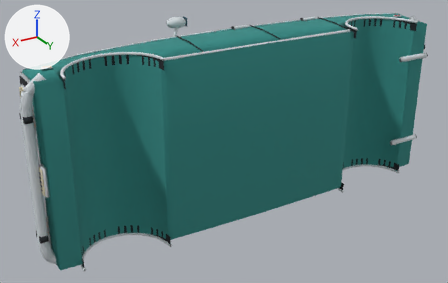
One commit to the OBJ model games/nord-unreal/Data/SeventiesCars/Geometry/Car70Body2.obj: the scene before it, then after it.
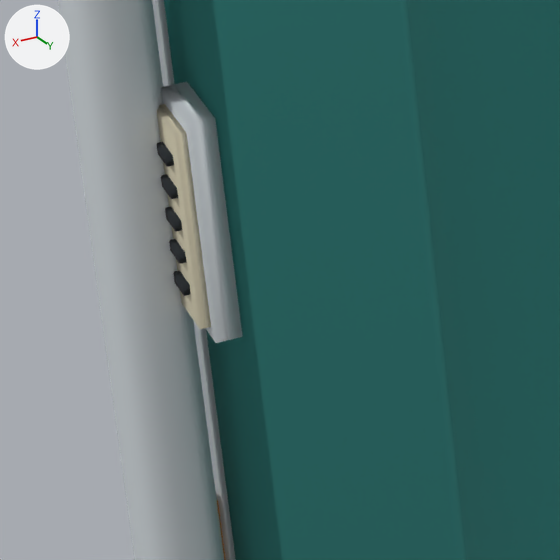
Each version appears first whole from a 50 mm camera at (335.7, 540.6, 242.0) aimed at (20.6, 15.5, -20.6), and next in a close-up on the part from 4% to 20% of the width and 54% to 80% of the height. Lighting does not change. The marker at upper left points along +X, +Y and +Z. The last two pictures show the newer version. Where no turn or scale is listed for an object, it has been applied to the vertices. Vertices at exactly the same position are counted once.

Names of what the first close-up shows: 'Car70Body2'.
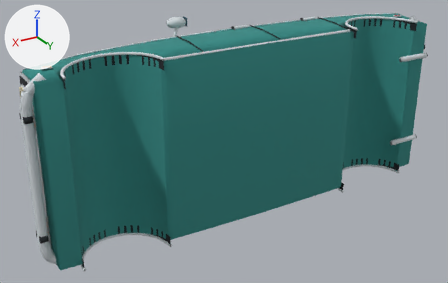
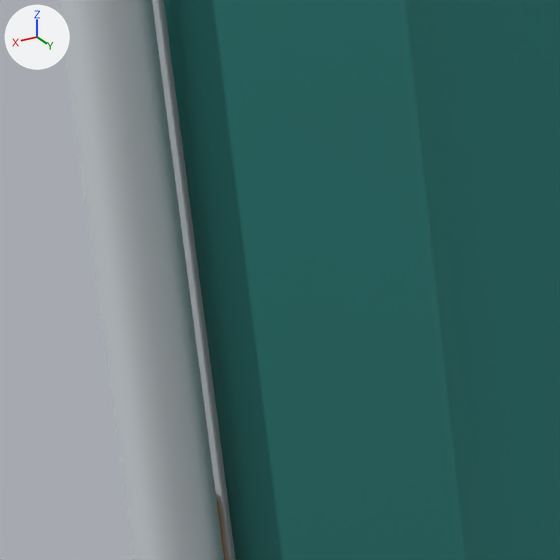
Boxes [x1, y1, x2, y2] around the edits, measured in the close-ups (560 x 560 px):
```json
{"part": 1, "of": "me_car70body2", "change": "deleted", "before": [157, 82, 243, 343]}
```

The change, as JSON lines over the scene's bpy script:
```json
{"block": "me_car70body2", "where": "# used by ob_car70body2; location = (0.0, 0.0, 0.0)"}
{"op": "remove", "block": "me_car70body2", "code": "me_car70body2.from_pydata(...)  # 4950 vertices, 8341 faces; spans x -233.0..233.0, y -29.0..64.0, z -110.0..110.0"}
{"op": "add", "block": "me_car70body2", "code": "me_car70body2.from_pydata(...)  # 4894 vertices, 8257 faces; spans x -233.0..233.0, y -29.0..64.0, z -110.0..110.0"}
{"block": "me_car70body2", "change": "me_car70body2 part 1: 7 loose pieces with 56 vertices, spanning x 220.0..226.0, y 46.0..56.0, z -14.0..13.0, are deleted"}
```
